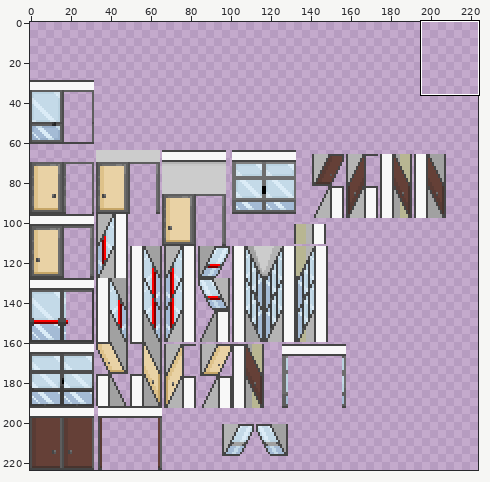
Sprite sheet, stored at Assets/Artwork/School/doors_n_windows.png. Above: a wide view before the commit, with the close-up outlined.
Close-up. First the earlier version:
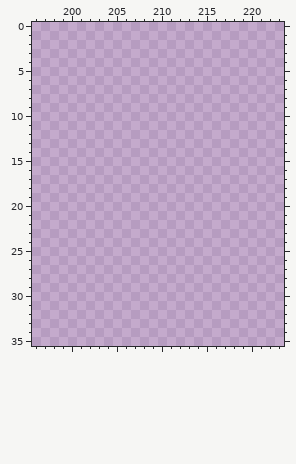
The file is 224x224 pixels. Colours within 5 levels of each other are drawn and written as one. Shown: x 196..223, y 0..35.
Palette (. is transparent): 
After the commit:
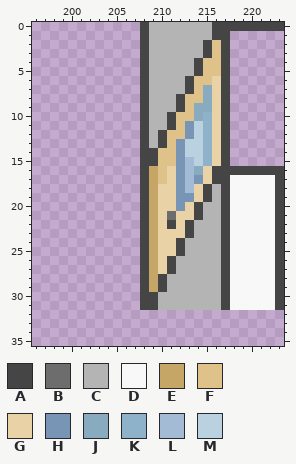
Colours new in this view: A #454545  B #6d6d6d  C #b4b4b4  D #f8f8f8  E #c6a667  F #dec28a  G #e9d2a5  H #7895b6  J #88abc0  K #8eb2c9  L #a4bbd5  M #bad2e0
Author's note on the commit: sprite: add principal door
The exact change:
{"y":0,"x":208,"old":"................","new":"ACCCCCCCAAAAAAAA"}
{"y":1,"x":208,"old":"..........","new":"ACCCCCCCAA"}
{"y":2,"x":208,"old":"..........","new":"ACCCCCCAFA"}
{"y":3,"x":208,"old":"..........","new":"ACCCCCCAFA"}
{"y":4,"x":208,"old":"..........","new":"ACCCCCAFFA"}
{"y":5,"x":208,"old":"..........","new":"ACCCCCAFFA"}
{"y":6,"x":208,"old":"..........","new":"ACCCCAFFGA"}
{"y":7,"x":208,"old":"..........","new":"ACCCCAFJGA"}
{"y":8,"x":208,"old":"..........","new":"ACCCAFFJGA"}
{"y":9,"x":208,"old":"..........","new":"ACCCAFJJGA"}
{"y":10,"x":208,"old":"..........","new":"ACCAFFJKGA"}
{"y":11,"x":208,"old":"..........","new":"ACCAFHMKGA"}
{"y":12,"x":208,"old":"..........","new":"ACAFFHMKGA"}
{"y":13,"x":208,"old":"..........","new":"ACAFHMMKGA"}
{"y":14,"x":208,"old":"..........","new":"AAFFHMMKGA"}
{"y":15,"x":208,"old":"..........","new":"AAFFHLMKGA"}
{"y":16,"x":208,"old":"................","new":"AEFGHLJGAAAAAAAA"}
{"y":17,"x":208,"old":"................","new":"AEFGHLHGAADDDDDA"}
{"y":18,"x":208,"old":"................","new":"AEGGHLGACADDDDDA"}
{"y":19,"x":208,"old":"................","new":"AEGGHHGACADDDDDA"}
{"y":20,"x":208,"old":"................","new":"AEGGHGACCADDDDDA"}
{"y":21,"x":208,"old":"................","new":"AEGBGGACCADDDDDA"}
{"y":22,"x":208,"old":"................","new":"AEGAGACCCADDDDDA"}
{"y":23,"x":208,"old":"................","new":"AEGGGACCCADDDDDA"}
{"y":24,"x":208,"old":"................","new":"AEGGACCCCADDDDDA"}
{"y":25,"x":208,"old":"................","new":"AEGGACCCCADDDDDA"}
{"y":26,"x":208,"old":"................","new":"AEGACCCCCADDDDDA"}
{"y":27,"x":208,"old":"................","new":"AEGACCCCCADDDDDA"}
{"y":28,"x":208,"old":"................","new":"AEACCCCCCADDDDDA"}
{"y":29,"x":208,"old":"................","new":"AEACCCCCCADDDDDA"}
{"y":30,"x":208,"old":"................","new":"AACCCCCCCADDDDDA"}
{"y":31,"x":208,"old":"................","new":"AACCCCCCCADDDDDA"}
{"label":"added","picture_box":[140,22,284,310]}
